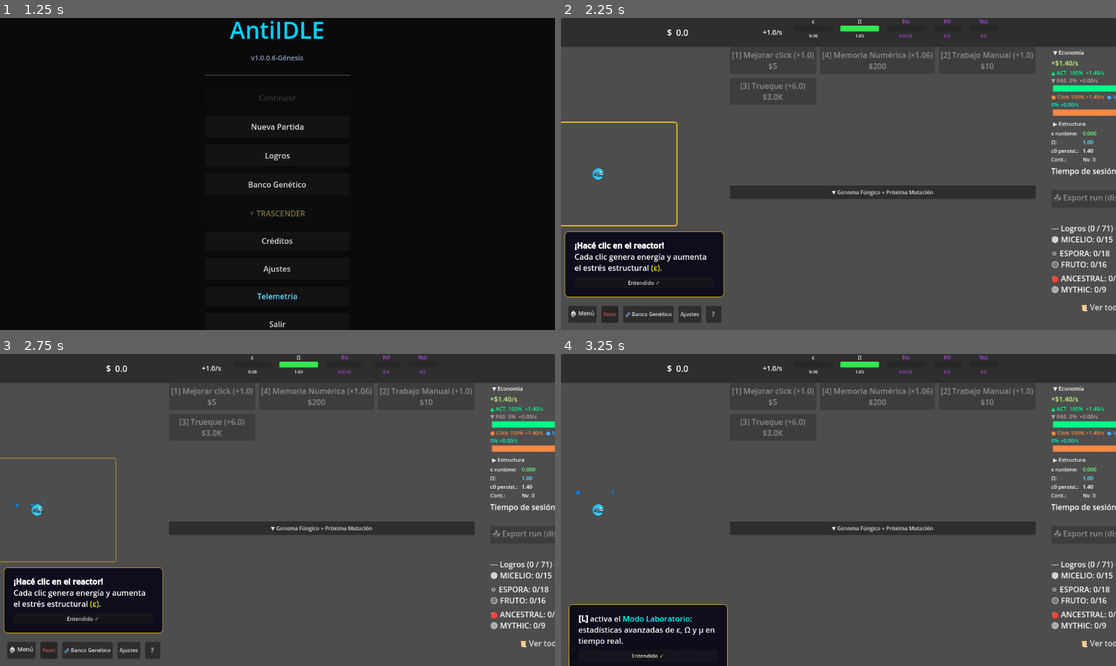
Above: before the commit, frames 1-4 (two rows, left to right).
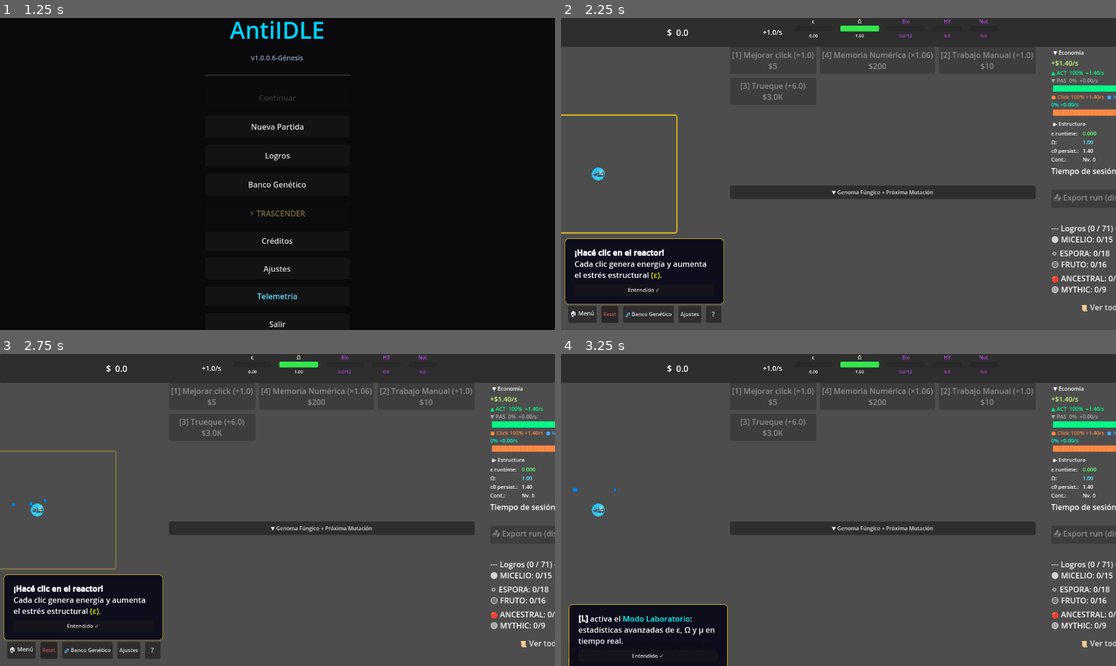
Above: after the commit, the same moments.

Repository: amurito/godot-idle-game
Game: Godot game, scene res://MainMenu.tscn
The game is run twice, just before and just after one commit, with the same random seed, the same clock (stepped at 60 frames per second) and the same inputs.
Inputs:
- Up to frame 1 (1.25 s): click "Iniciar" at 0.5 s
- Up to frame 2 (2.25 s): click "Nueva Partida" at 1.25 s; click "Empezar" at 2 s
- Up to frame 3 (2.75 s): no input
- Up to frame 4 (3.25 s): click "Entendido ✓" at 2.75 s

Frame 1 is identical in both runs. In frame 2, 3.1% of the frame differs, in the area x 0-30%, y 30-92%; in frame 3, 3.1%; in frame 4, less than 0.1%.

Commit message:
fix(reactor2d): clip en CenterPanel en vez de Button — sin efecto de caja
main.tscn: clip_contents en CenterPanel (VBoxContainer, sin borde visible).
  BigClickButton: quitar clip_contents, height 210→240, reactor centrado en (160,120).
ReactorVisual: BASE_CORE_SCALE 0.28, SCALE_LOG_FACTOR 0.18, MAX_SCALE 2.5.
  Reactor puede crecer hasta el header sin mostrarse recortado en caja.

Co-Authored-By: Claude Sonnet 4.6 <noreply@anthropic.com>

Diff:
--- a/ReactorVisual.gd
+++ b/ReactorVisual.gd
@@ -10,9 +10,9 @@
 # =========================
 # CONFIG
 # =========================
-const BASE_CORE_SCALE := 0.22
-const SCALE_LOG_FACTOR := 0.14
-const MAX_SCALE := 1.8
+const BASE_CORE_SCALE := 0.28
+const SCALE_LOG_FACTOR := 0.18
+const MAX_SCALE := 2.5
 
 const PULSE_DECAY := 5.0
 const PULSE_STRENGTH := 0.35
--- a/main.tscn
+++ b/main.tscn
@@ -259,9 +259,10 @@
 mouse_filter = 2
 theme_override_constants/separation = 12
 alignment = 1
+clip_contents = true
 
 [node name="BigClickButton" type="Button" parent="UIRootContainer/LeftPanel/CenterPanel"]
-custom_minimum_size = Vector2(320, 210)
+custom_minimum_size = Vector2(320, 240)
 layout_direction = 2
 layout_mode = 2
 size_flags_horizontal = 4
@@ -271,11 +272,10 @@
 theme_override_font_sizes/font_size = 30
 flat = true
 icon_alignment = 1
-clip_contents = true
 script = ExtResource("3_h2yge")
 
 [node name="ReactorVisual" type="Node2D" parent="UIRootContainer/LeftPanel/CenterPanel/BigClickButton"]
-position = Vector2(160, 105)
+position = Vector2(160, 120)
 script = ExtResource("4_1bvp3")
 
 [node name="Core" type="Sprite2D" parent="UIRootContainer/LeftPanel/CenterPanel/BigClickButton/ReactorVisual"]
